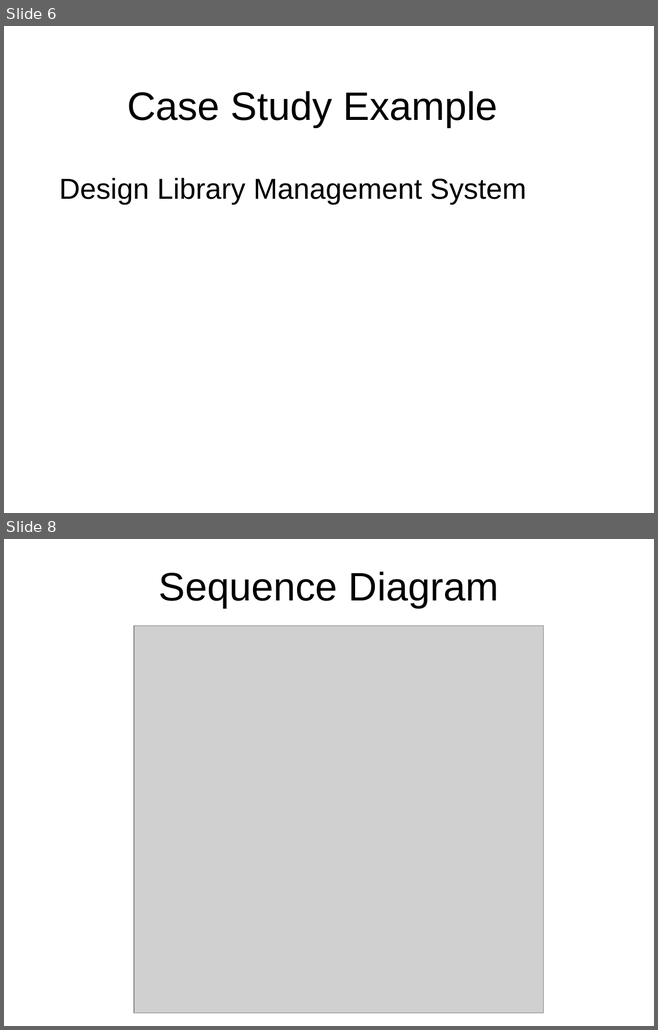
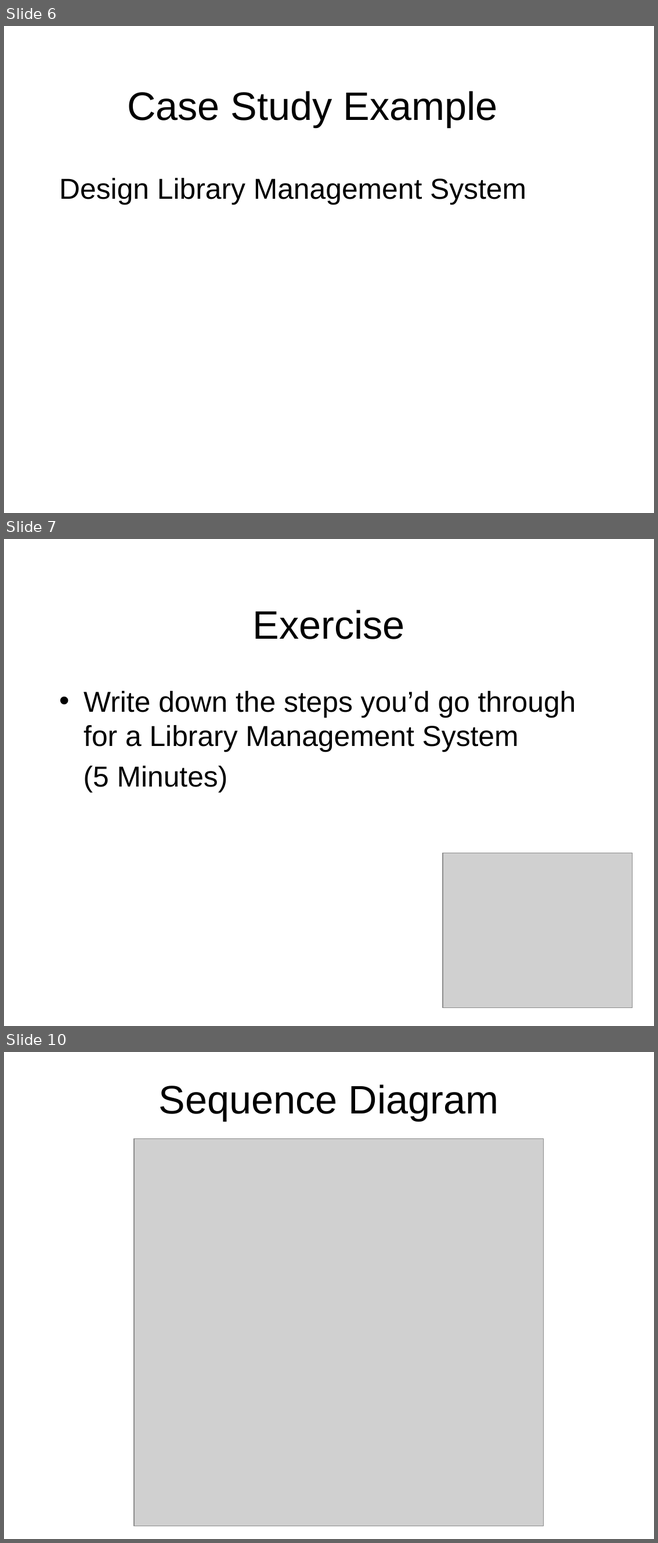
Before and after one commit to octaviordz/zjnu2017.github.io, a slide deck: OOAD/lectures/110--Revision.pptx. Shown one above the other, each under a label of ours: slides 6 and 8 before the commit, slides 6, 7 and 10 after it; the slides between them are not shown. The pictures are 658x1030 and 658x1543 pixels, drawn with LibreOffice and Linux fonts; fonts in the diff are those of the drawing; grey boxes stand for pictures. Boxes give left, top, right and bottom in pixels: in the first picture for what was removed or moved away, otherwise in the second. Text is boxed around its words. In the diff, an @@ line names an element or a change of style, - is before the commit and + after.

```diff
--- a/OOAD/lectures/110--Revision.pptx
+++ b/OOAD/lectures/110--Revision.pptx
@@ slide 7 added at [4, 539, 654, 1026], background #FFFFFF @@
@@ title added at [253, 610, 405, 639], 44 pt, text #000000 @@
+Exercise
@@ text added at [83, 691, 576, 792], 32 pt, text #000000 @@
+• Write down the steps you’d go through for a Library Management System
+(5 Minutes)
@@ picture added at [442, 853, 632, 1008] @@
@@ what was slide 8 is now slide 10 @@
```
Also in this commit, not shown: 1 slide changed, 2 other slides added, 1 slide removed.
